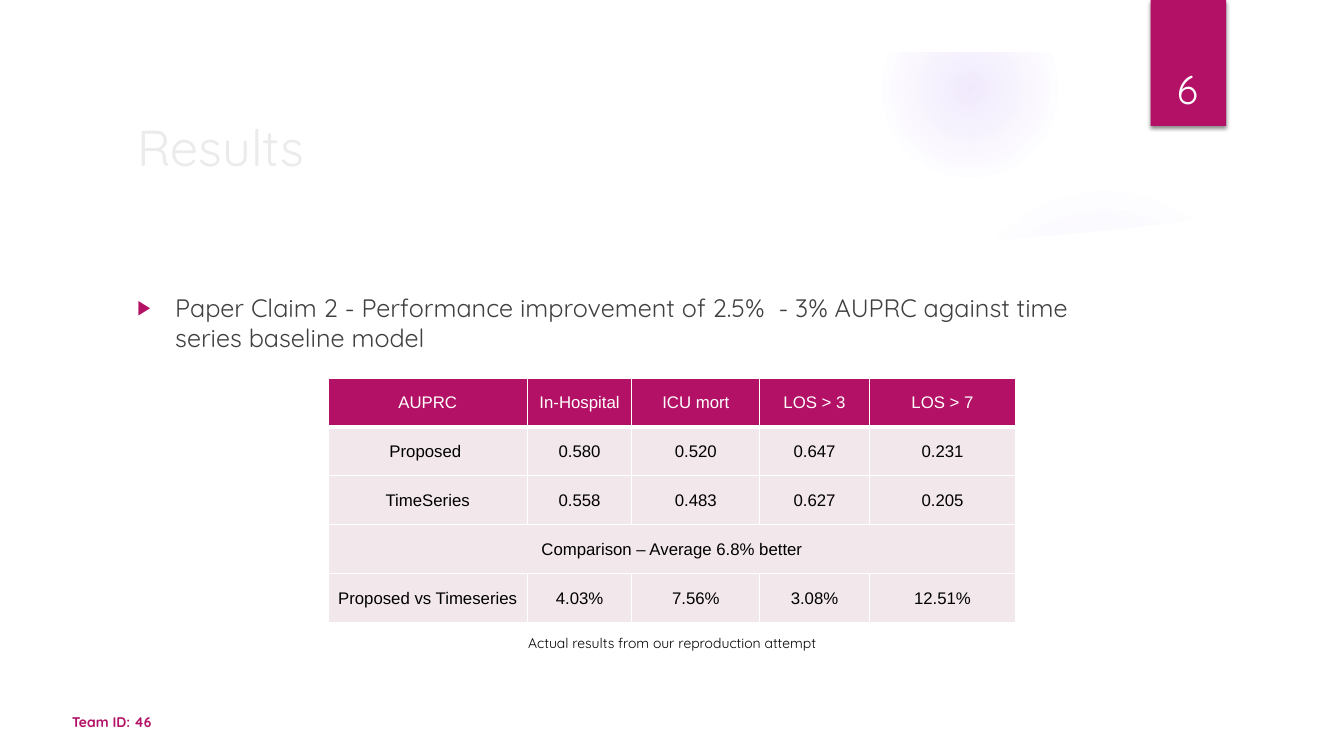
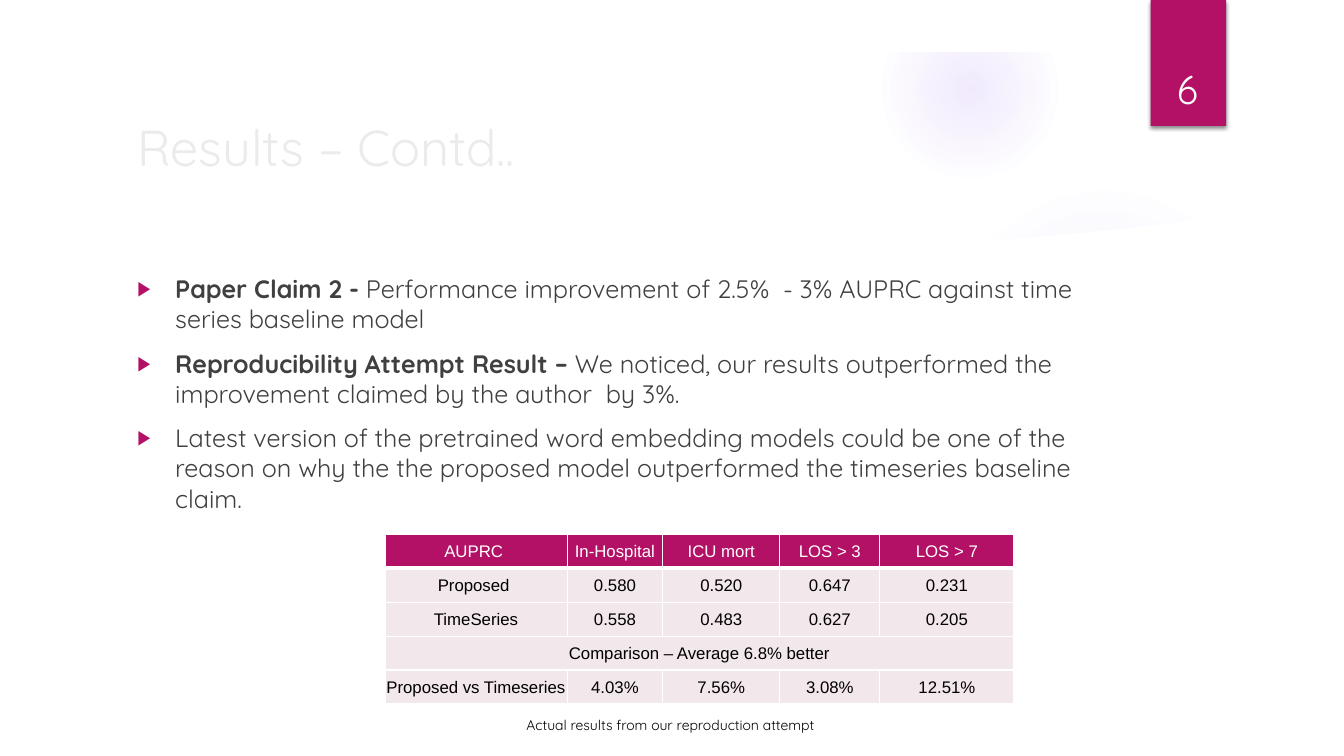
Before and after one commit to s-gopikrishnan/cs-598-dlh-final-project, a slide deck: slide 6 of report/project_presentation.pptx. Drawn at 1344x756 pixels with LibreOffice and Linux fonts; fonts in the diff are those of the drawing; background and template pictures are left out. Boxes give left, top, right and bottom in pixels: in the first picture for what was removed or moved away, otherwise in the second. Text is boxed around its words. In the diff, an @@ line names an element or a change of style, - is before the commit and + after.

```diff
--- a/report/project_presentation.pptx
+++ b/report/project_presentation.pptx
@@ text "Paper Claim 2 - Performance ...": place and size @@
-text "Paper Claim 2 - Performance ..." at <box>175,298,1068,348</box>
+text "Paper Claim 2 - Performance ..." at <box>175,279,1072,509</box>
@@ text at <box>175,279,1072,329</box>: bold on in "Paper Claim 2 -" @@
@@ text at <box>175,354,1071,509</box>: paragraphs added @@
+▶ Reproducibility Attempt Result – We noticed, our results outperformed the improvement claimed by the author by 3%.
+▶ Latest version of the pretrained word embedding models could be one of the reason on why the the proposed model outperformed the timeseries baseline claim.
@@ title at <box>763,354,839,374</box>: text changed @@
-Results
+Results – Contd..
@@ table: place and size @@
-table at <box>329,378,1016,622</box>
+table at <box>385,534,1014,704</box>
@@ text removed at <box>72,717,152,727</box> @@
-Team ID: 46
@@ text "Actual results from our reproduction ...": place and size @@
-text "Actual results from our reproduction ..." at <box>528,637,816,651</box>
+text "Actual results from our reproduction ..." at <box>526,719,814,733</box>
```
Also in this commit, not shown: 7 other slides changed, 1 other file.
